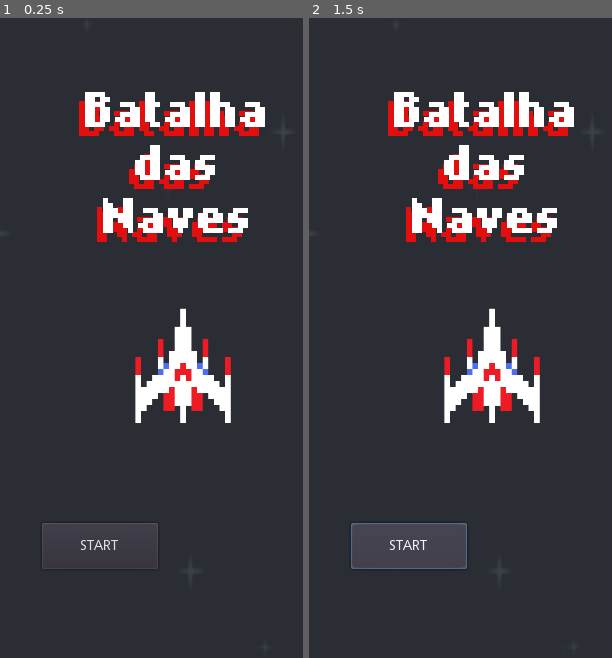
Above: before the commit, frames 1-2 (left to right).
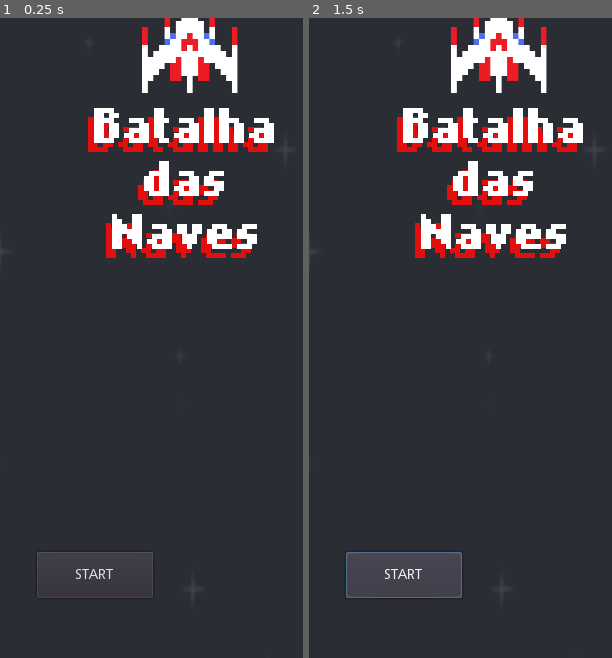
Above: after the commit, the same moments.

Repository: ericaolopess/Jogos-SI
Game: Godot game, scene res://scenes/menu.tscn
Two runs of this game, one before a commit and one after it. Both use one fixed random seed, a clock stepped at 60 frames per second and the inputs below. This scene is started directly instead of the project's main scene.
Inputs:
- Up to frame 1 (0.25 s): no input
- Up to frame 2 (1.5 s): click "START" at 0.5 s; click "START" at 1.25 s

The runs differ from the first frame. In frame 1, 14% of the frame differs, in the area x 12-91%, y 0-91%; in frame 2, 17%.

Commit message:
MENU E TIRO

Diff:
--- a/NaveSI/scenes/fase1.tscn
+++ b/NaveSI/scenes/fase1.tscn
@@ -1,15 +1,41 @@
-[gd_scene load_steps=7 format=2]
+[gd_scene load_steps=10 format=2]
 
 [ext_resource path="res://bg/blue.png" type="Texture" id=1]
 [ext_resource path="res://scenes/nave.tscn" type="PackedScene" id=2]
 [ext_resource path="res://scripts/spawn_inimigo.gd" type="Script" id=3]
 [ext_resource path="res://sounds/Trilha.wav" type="AudioStream" id=4]
+[ext_resource path="res://sounds/nokiafc22.ttf" type="DynamicFontData" id=5]
 
 [sub_resource type="RectangleShape2D" id=1]
 extents = Vector2( 21.8884, 354.374 )
 
 [sub_resource type="RectangleShape2D" id=2]
 extents = Vector2( 21.8884, 359.157 )
+
+[sub_resource type="DynamicFont" id=3]
+size = 40
+font_data = ExtResource( 5 )
+
+[sub_resource type="Animation" id=4]
+resource_name = "gameover"
+length = 3.5
+loop = true
+tracks/0/type = "value"
+tracks/0/path = NodePath("Label:text")
+tracks/0/interp = 1
+tracks/0/loop_wrap = false
+tracks/0/imported = false
+tracks/0/enabled = true
+tracks/0/keys = {
+"times": PoolRealArray( 0, 0.5, 1, 1.5, 2, 2.5, 3, 3.5 ),
+"transitions": PoolRealArray( 1, 1, 1, 1, 1, 1, 1, 1 ),
+"update": 1,
+"values": [ "G", "GA", "GAM", "GAME", "GAME
+O", "GAME
+OV", "GAME
+OVE", "GAME
+OVER" ]
+}
 
 [node name="fase1" type="Node2D"]
 __meta__ = {
@@ -45,4 +71,21 @@
 [node name="CollisionShape2D2" type="CollisionShape2D" parent="StaticBody2D"]
 position = Vector2( 382.665, 327.657 )
 shape = SubResource( 2 )
+
+[node name="CanvasLayer" type="CanvasLayer" parent="."]
+
+[node name="Label" type="Label" parent="CanvasLayer"]
+margin_left = 45.4415
+margin_top = 126.758
+margin_right = 312.442
+margin_bottom = 207.758
+custom_fonts/font = SubResource( 3 )
+text = "GA"
+align = 1
+__meta__ = {
+"_edit_use_anchors_": false
+}
+
+[node name="AnimationPlayer" type="AnimationPlayer" parent="CanvasLayer"]
+anims/gameover = SubResource( 4 )
 [connection signal="timeout" from="spawn_inimigo/Timer" to="spawn_inimigo" method="_on_Timer_timeout"]
--- a/NaveSI/scenes/menu.tscn
+++ b/NaveSI/scenes/menu.tscn
@@ -8,15 +8,31 @@
 size = 40
 font_data = ExtResource( 3 )
 
+[sub_resource type="Animation" id=2]
+resource_name = "New Anim"
+length = 2.0
+tracks/0/type = "value"
+tracks/0/path = NodePath("../itens (1):position")
+tracks/0/interp = 1
+tracks/0/loop_wrap = true
+tracks/0/imported = false
+tracks/0/enabled = true
+tracks/0/keys = {
+"times": PoolRealArray( 0, 0.5, 1, 1.5, 2 ),
+"transitions": PoolRealArray( 1, 1, 1, 1, 1 ),
+"update": 0,
+"values": [ Vector2( 183.061, 437.727 ), Vector2( 183.061, 368.134 ), Vector2( 178.571, 271.602 ), Vector2( 176.326, 141.397 ), Vector2( 189.795, 17.926 ) ]
+}
+
 [node name="Node2D" type="Node2D"]
 
 [node name="blue" type="Sprite" parent="."]
-position = Vector2( 180.715, 319.787 )
+position = Vector2( 182.96, 337.746 )
 scale = Vector2( 1.85513, 2.67898 )
 texture = ExtResource( 1 )
 
 [node name="itens (1)" type="Sprite" parent="."]
-position = Vector2( 183.061, 347.93 )
+position = Vector2( 189.795, 17.926 )
 scale = Vector2( 0.700676, 0.752754 )
 texture = ExtResource( 2 )
 
@@ -27,10 +43,10 @@
 anchor_top = 0.691
 anchor_right = 0.464
 anchor_bottom = 0.763
-margin_left = -9.25918
-margin_top = 62.4762
-margin_right = -9.53918
-margin_bottom = 62.3962
+margin_left = -13.749
+margin_top = 91.6602
+margin_right = -14.0291
+margin_bottom = 91.5803
 text = "START"
 __meta__ = {
 "_edit_use_anchors_": false
@@ -41,10 +57,10 @@
 anchor_top = 0.108
 anchor_right = 0.806
 anchor_bottom = 0.222
-margin_left = -30.08
-margin_top = -0.120003
-margin_right = 31.84
-margin_bottom = 90.92
+margin_left = -21.1003
+margin_top = 15.5945
+margin_right = 40.8197
+margin_bottom = 106.634
 custom_fonts/font = SubResource( 1 )
 custom_colors/font_color_shadow = Color( 0.890196, 0.0588235, 0.0588235, 1 )
 custom_constants/shadow_offset_x = -6
@@ -56,3 +72,6 @@
 __meta__ = {
 "_edit_use_anchors_": false
 }
+
+[node name="AnimationPlayer" type="AnimationPlayer" parent="CanvasLayer"]
+"anims/New Anim" = SubResource( 2 )
--- a/NaveSI/scripts/Inimigos.gd
+++ b/NaveSI/scripts/Inimigos.gd
@@ -11,9 +11,7 @@
 	position.y = pos_y
 
 
-
 func _on_Area2D_body_entered(body):
-
 	if body.is_in_group("Tiro"):
 		$".".queue_free()
 		body.queue_free()
Not shown: 1 places in NaveSI/scenes/menu.tscn that only renumber resources
